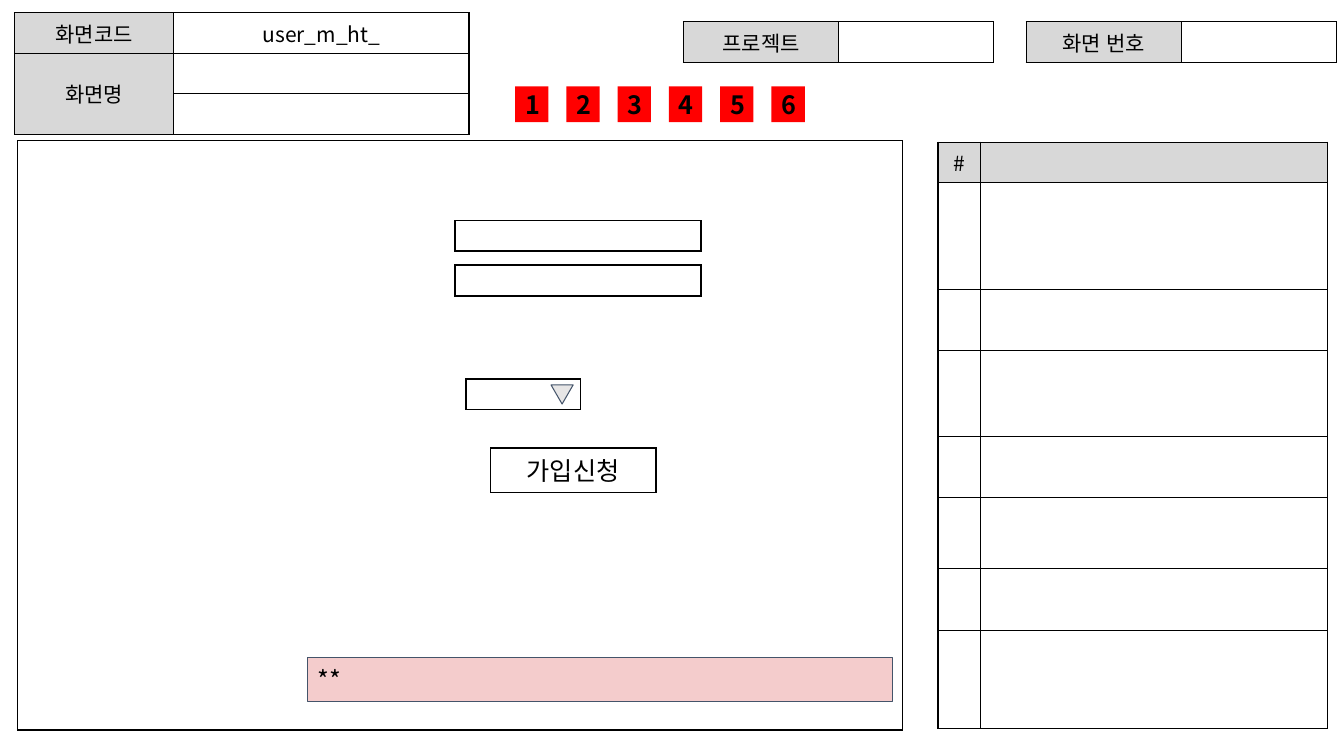
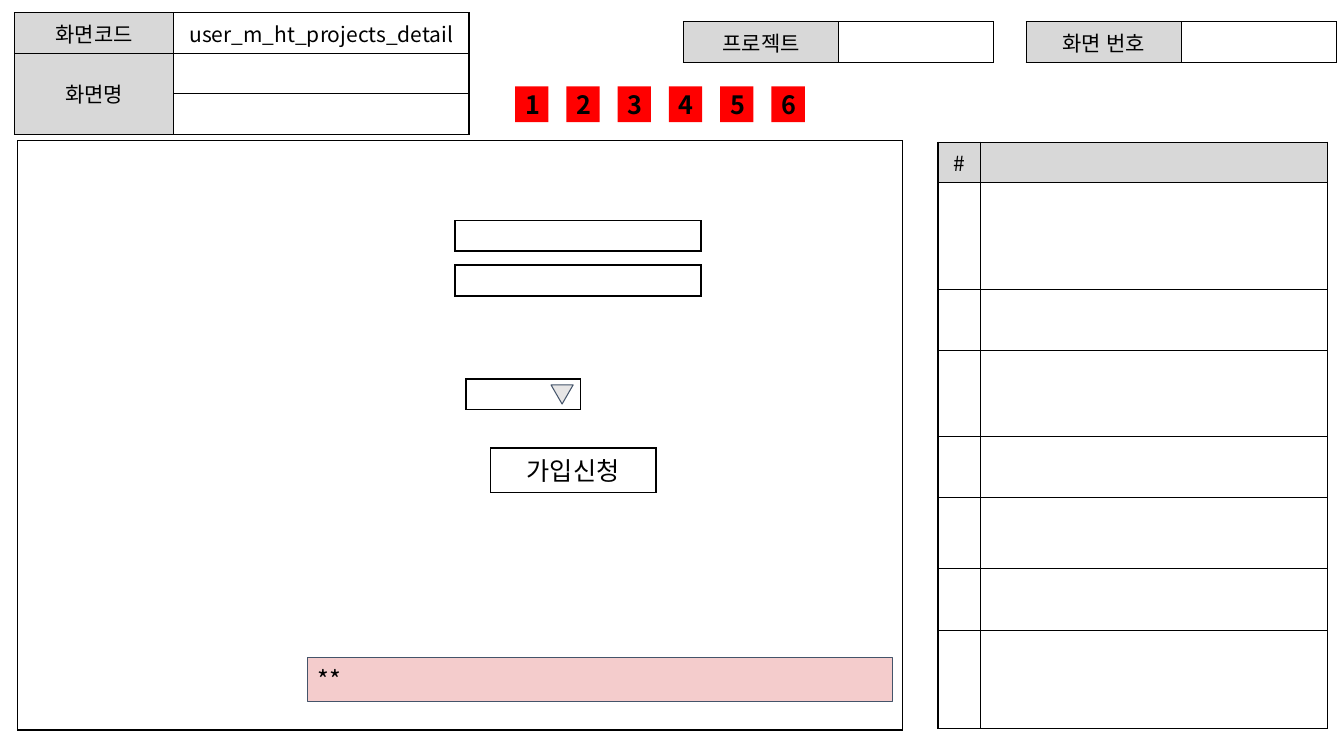
Before and after one commit to ezenteam2/EzenCrowdFunding, a slide deck: slide 7 of project03 화면설계서/project03 - 화면 설계서 - 현태.pptx. Drawn at 1344x756 pixels with LibreOffice and Linux fonts; fonts in the diff are those of the drawing. Boxes give left, top, right and bottom in pixels: in the first picture for what was removed or moved away, otherwise in the second. Text is boxed around its words. In the diff, an @@ line names an element or a change of style, - is before the commit and + after.

```diff
--- a/project03 화면설계서/project03 - 화면 설계서 - 현태.pptx
+++ b/project03 화면설계서/project03 - 화면 설계서 - 현태.pptx
@@ table at (14,13,469,119) @@
-row 1, column 2: user_m_ht_
+row 1, column 2: user_m_ht_projects_detail
```
Also in this commit, not shown: 15 other slides changed, 2 slides removed, 1 other file.
